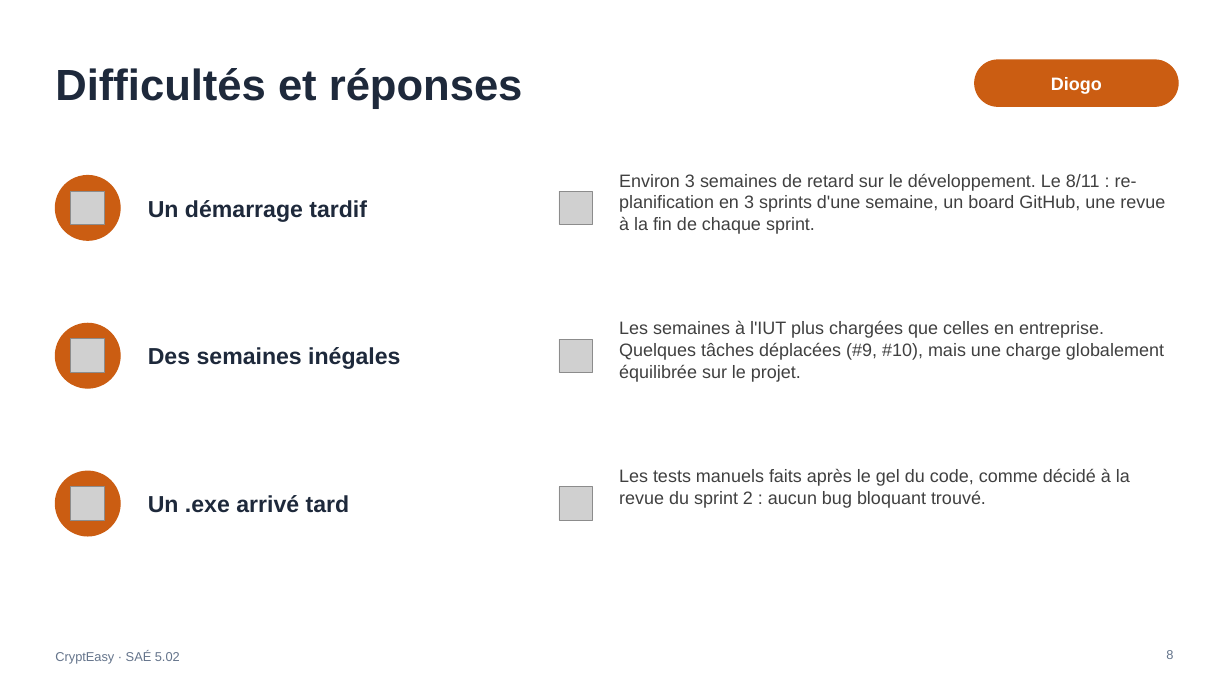
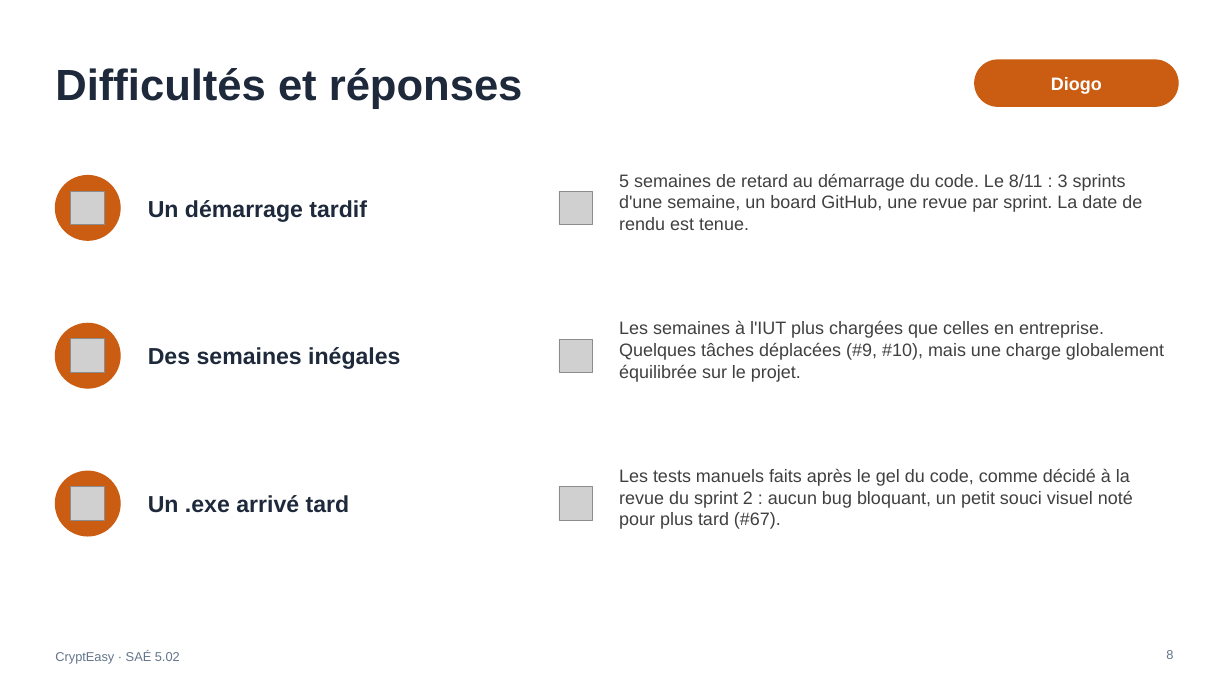
Before and after one commit to DiogoF-Hub/CryptEasy, a slide deck: slide 8 of docs/slides/CryptEasy_Soutenance_modele.pptx. Drawn at 1232x693 pixels with LibreOffice and Linux fonts; fonts in the diff are those of the drawing; grey boxes stand for pictures. Boxes give left, top, right and bottom in pixels: in the first picture for what was removed or moved away, otherwise in the second. Text is boxed around its words. In the diff, an @@ line names an element or a change of style, - is before the commit and + after.

```diff
--- a/docs/slides/CryptEasy_Soutenance_modele.pptx
+++ b/docs/slides/CryptEasy_Soutenance_modele.pptx
@@ text at [619, 173, 1142, 230]: text changed @@
-Environ 3 semaines de retard sur le développement. Le 8/11 : re-planification en 3 sprints d'une semaine, un board GitHub, une revue à la fin de chaque sprint.
+5 semaines de retard au démarrage du code. Le 8/11 : 3 sprints d'une semaine, un board GitHub, une revue par sprint. La date de rendu est tenue.
@@ text at [619, 468, 1133, 529]: text changed @@
-Les tests manuels faits après le gel du code, comme décidé à la revue du sprint 2 : aucun bug bloquant trouvé.
+Les tests manuels faits après le gel du code, comme décidé à la revue du sprint 2 : aucun bug bloquant, un petit souci visuel noté pour plus tard (#67).
```
Also in this commit, not shown: 2 other slides changed, 16 other files.
